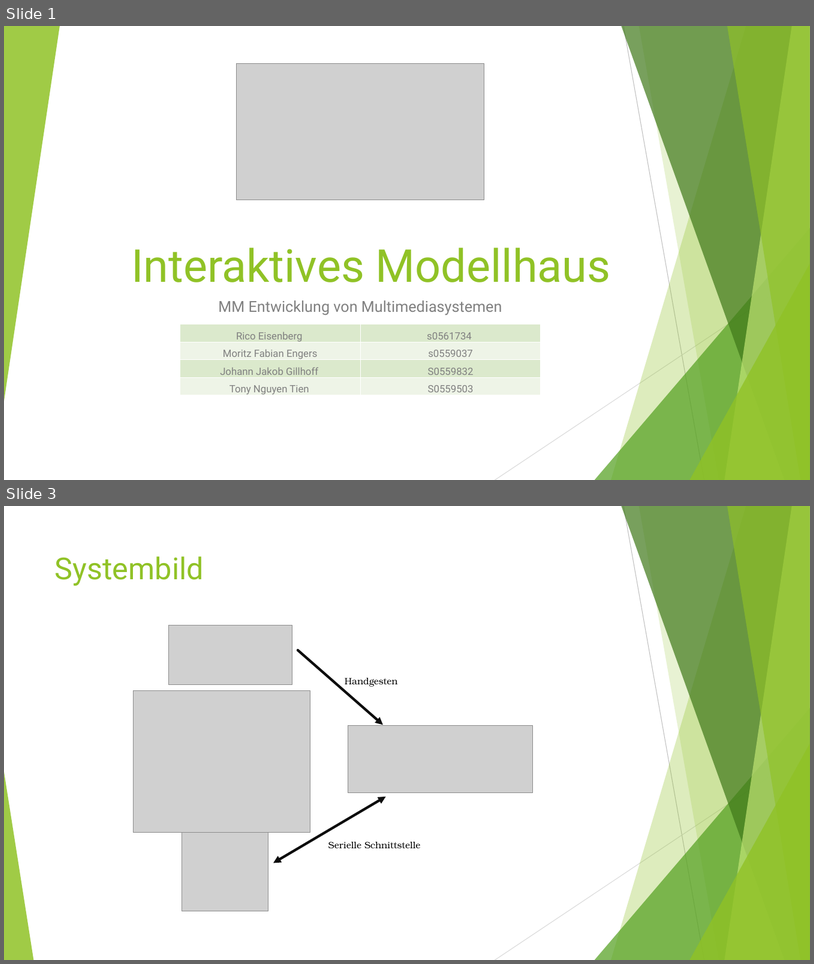
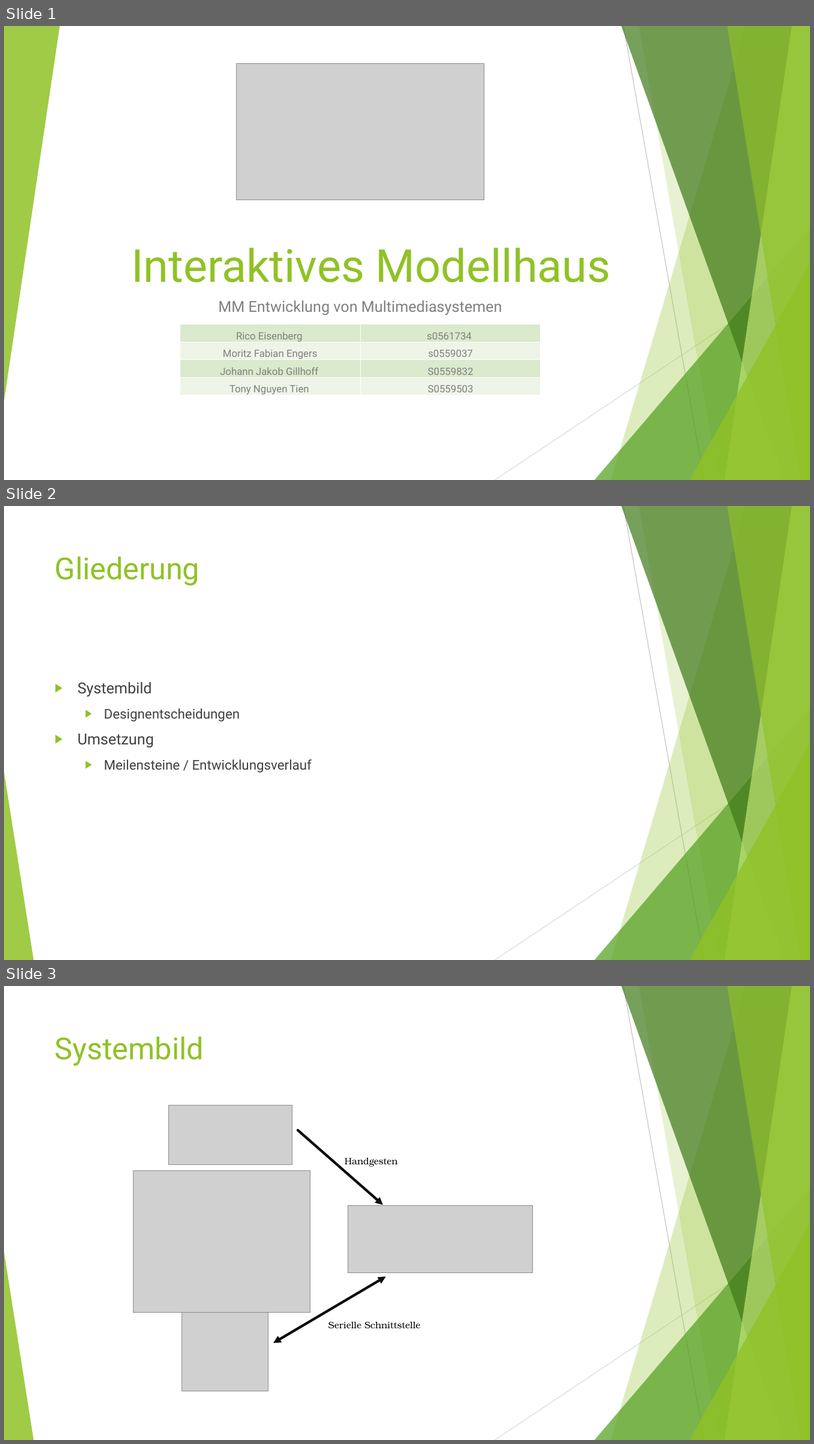
Before and after one commit to NotoriousRonin/EMM-Project, a slide deck: Praesi.pptx. Shown one above the other, each under a label of ours: slides 1 and 3 before the commit, slides 1, 2 and 3 after it; the slides between them are not shown. The pictures are 814x964 and 814x1444 pixels, drawn with LibreOffice and Linux fonts; fonts in the diff are those of the drawing; grey boxes stand for pictures. Boxes give left, top, right and bottom in pixels: in the first picture for what was removed or moved away, otherwise in the second. Text is boxed around its words. In the diff, an @@ line names an element or a change of style, - is before the commit and + after.

```diff
--- a/Praesi.pptx
+++ b/Praesi.pptx
@@ slide 2 added at (4,506,810,960), background #FFFFFF; not listed: 10 template elements that a slide beside it also shows @@
@@ title added at (55,556,200,586), 36 pt, text #90C226 @@
+Gliederung
@@ text added at (78,682,312,772), 16 pt, text #404040 @@
+▶ Systembild
+  ▶ Designentscheidungen
+▶ Umsetzung
+  ▶ Meilensteine / Entwicklungsverlauf
```
Also in this commit, not shown: 5 slides changed, 2 other slides added, 2 slides removed, 1 other file.
